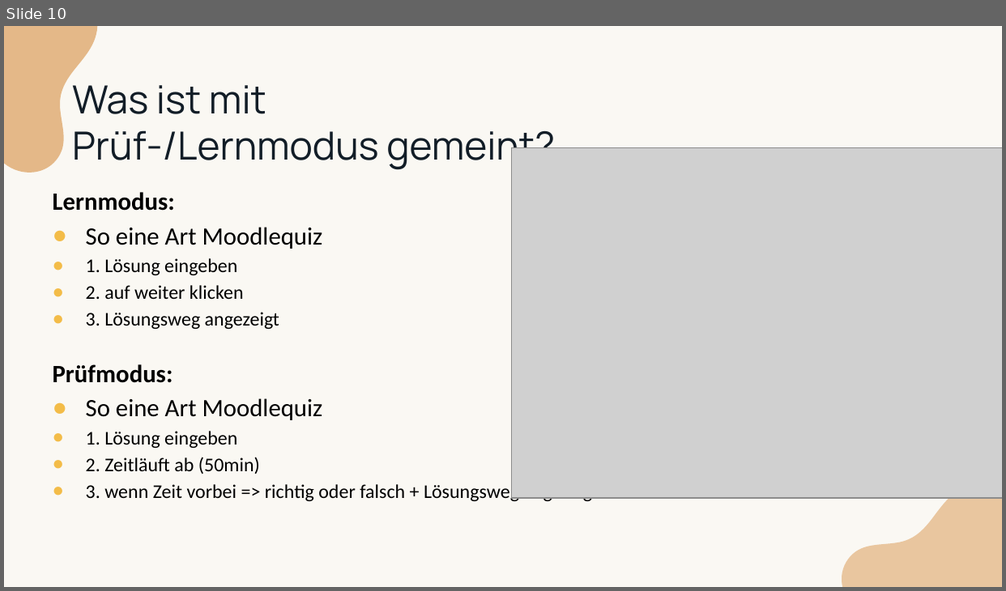
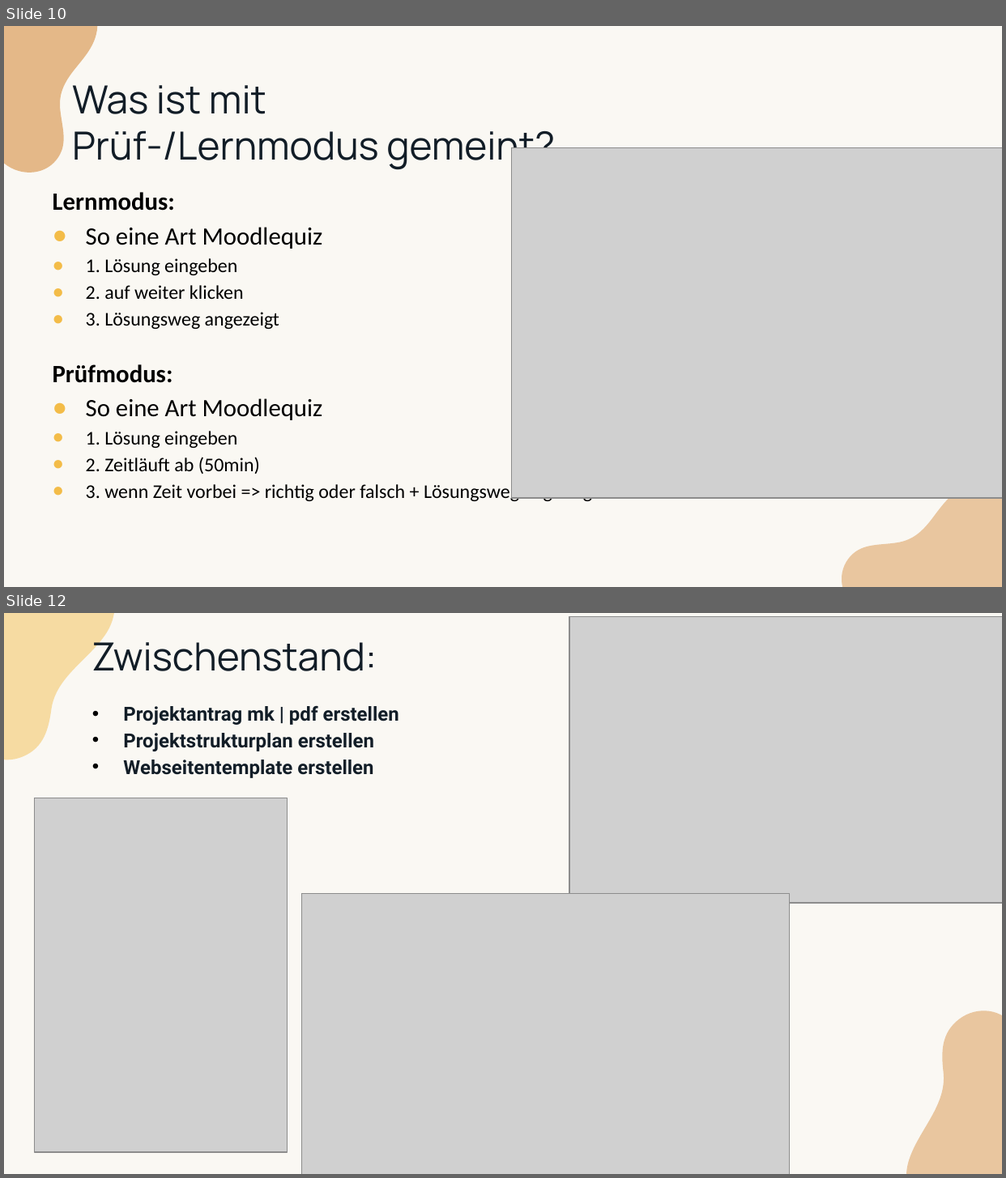
Before and after one commit to LearnHubITP/LearnHub, a slide deck: LearnHub.pptx. Shown one above the other, each under a label of ours: slide 10 before the commit, slides 10 and 12 after it; the slides between them are not shown. The pictures are 1006x591 and 1006x1178 pixels, drawn with LibreOffice and Linux fonts; fonts in the diff are those of the drawing; grey boxes stand for pictures. Boxes give left, top, right and bottom in pixels: in the first picture for what was removed or moved away, otherwise in the second. Text is boxed around its words. In the diff, an @@ line names an element or a change of style, - is before the commit and + after.

```diff
--- a/LearnHub.pptx
+++ b/LearnHub.pptx
@@ slide 12 added at [4, 613, 1002, 1174], background #FAF8F3 @@
@@ freeform shape added at [4, 613, 162, 775], fill #F3BC48 at 47% opacity @@
@@ title added at [91, 634, 377, 671], 28 pt, text #121D27 @@
+Zwischenstand:
@@ picture added at [570, 617, 1002, 904] @@
@@ text added at [123, 705, 399, 778], 14 pt, text #121D27, bold @@
+• Projektantrag mk | pdf erstellen
+• Projektstrukturplan erstellen
+• Webseitentemplate erstellen
@@ picture added at [34, 798, 287, 1153] @@
@@ picture added at [301, 893, 788, 1174] @@
@@ freeform shape added at [853, 995, 1002, 1174], fill #CD7210 at 37% opacity @@
```
Also in this commit, not shown: 1 slide changed, 4 other slides added, 3 slides removed.
